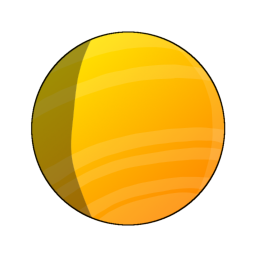
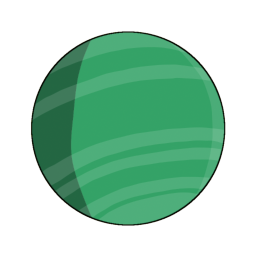
Layers edited between the first and the second 256x256 image:
moved "BaseShade" above "Base" over [31, 39, 93, 219]
painted on "Base" over [31, 31, 226, 226]
